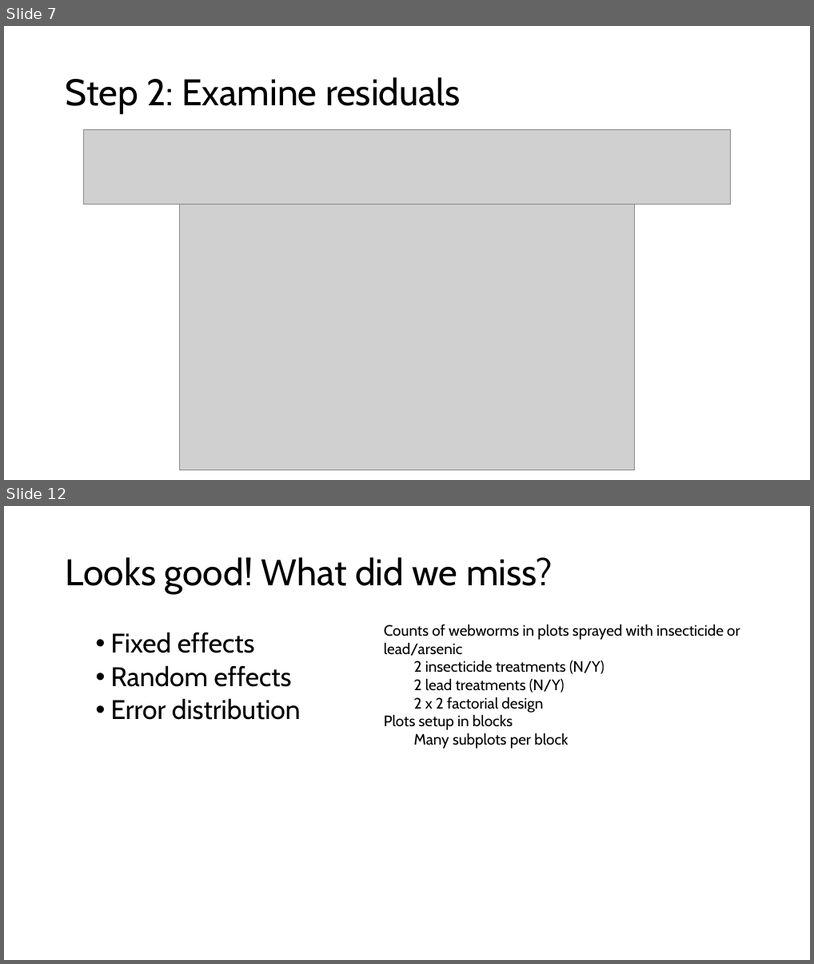
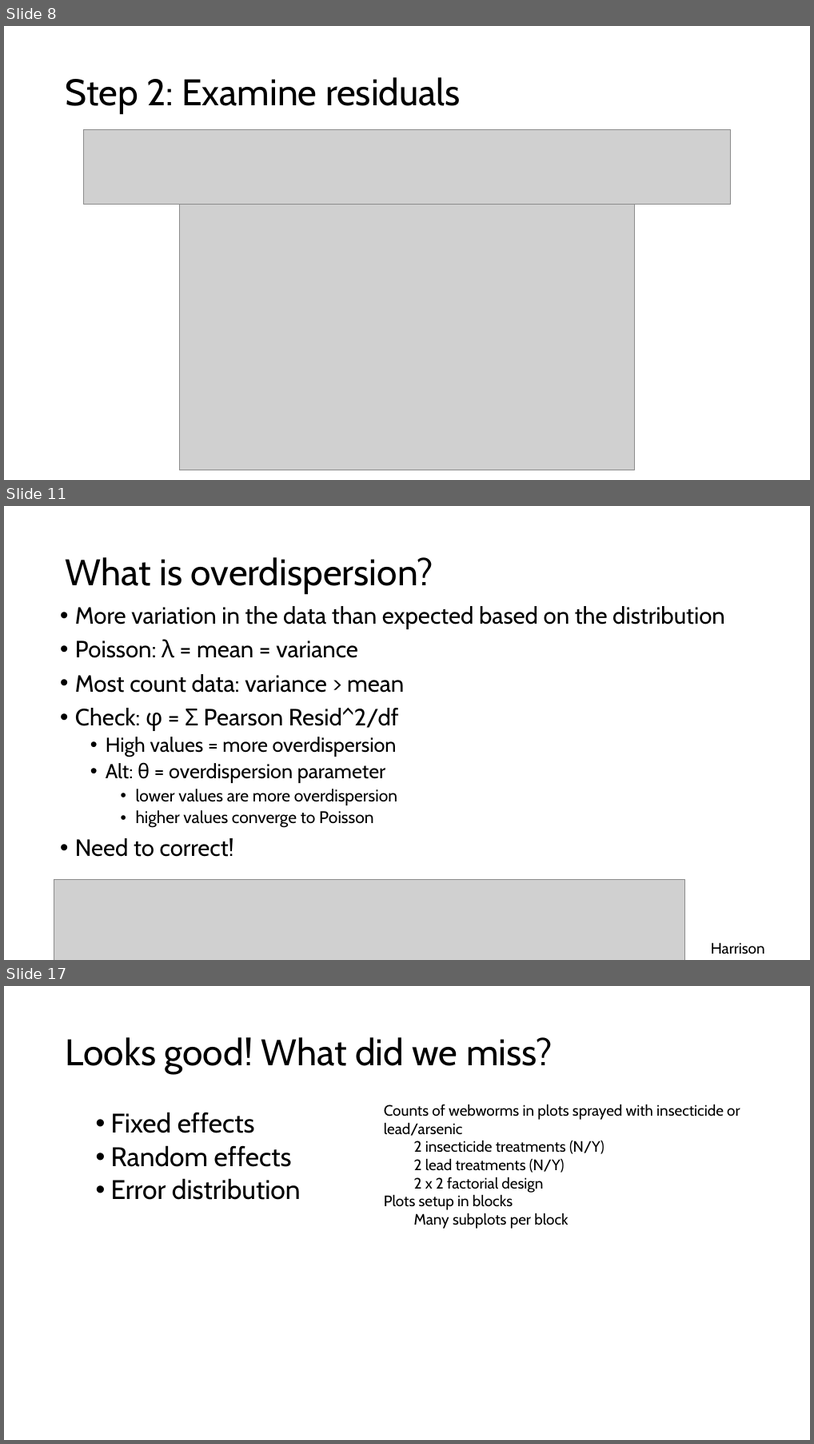
Before and after one commit to hahnp13/Workshops, a slide deck: Slides and materials/WorkedExample_GLMM_Counts.pptx. Shown one above the other, each under a label of ours: slides 7 and 12 before the commit, slides 8, 11 and 17 after it; the slides between them are not shown. The pictures are 814x964 and 814x1444 pixels, drawn with LibreOffice and Linux fonts; fonts in the diff are those of the drawing; grey boxes stand for pictures. Boxes give left, top, right and bottom in pixels: in the first picture for what was removed or moved away, otherwise in the second. Text is boxed around its words. In the diff, an @@ line names an element or a change of style, - is before the commit and + after.

```diff
--- a/Slides and materials/WorkedExample_GLMM_Counts.pptx
+++ b/Slides and materials/WorkedExample_GLMM_Counts.pptx
@@ slide 11 added at (x1=4, y1=506, x2=810, y2=960), background #FFFFFF @@
@@ title added at (x1=66, y1=557, x2=434, y2=594), 44 pt, text #000000 @@
+What is overdispersion?
@@ text added at (x1=75, y1=606, x2=726, y2=856), 28 pt, text #000000 @@
+• More variation in the data than expected based on the distribution
+• Poisson: λ = mean = variance
+• Most count data: variance > mean
+• Check: φ = Σ Pearson Resid^2/df
+  • High values = more overdispersion
+  • Alt: θ = overdispersion parameter
+    • lower values are more overdispersion
+    • higher values converge to Poisson
+• Need to correct!
@@ picture added at (x1=54, y1=880, x2=686, y2=960) @@
@@ text added at (x1=711, y1=942, x2=766, y2=953), 18 pt, text #000000 @@
+Harrison 2014
@@ what was slide 7 is now slide 8 @@
@@ what was slide 12 is now slide 17 @@
```
Also in this commit, not shown: 2 slides changed, 10 other slides added.
